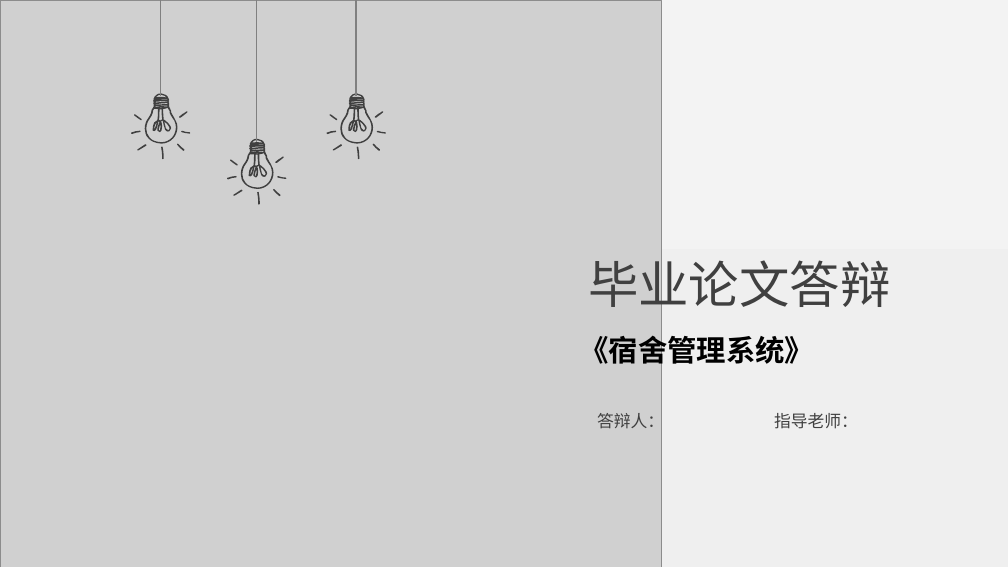
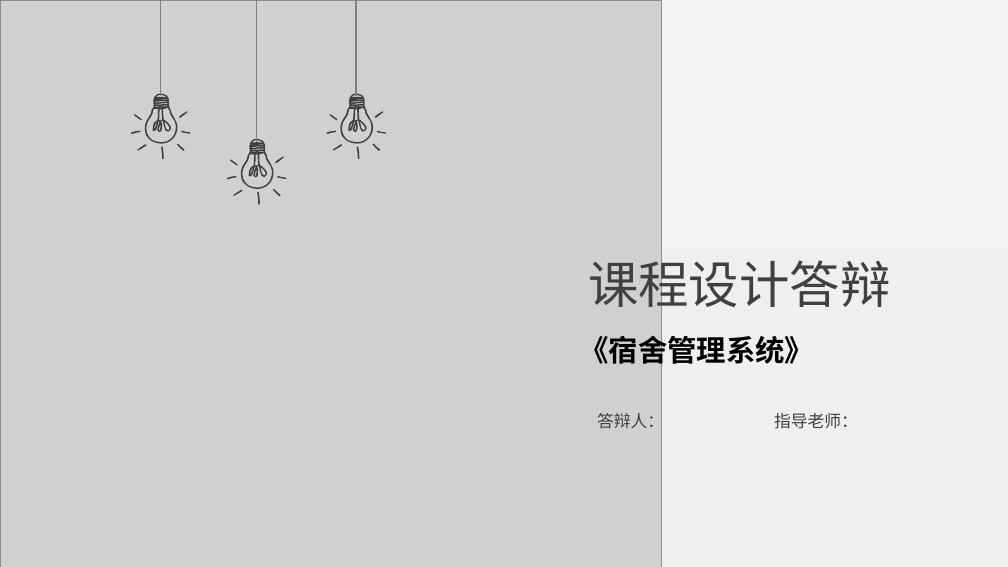
Before and after one commit to WuTi-obj/dormitory, a slide deck: slide 1 of dormitory-api/宿舍管理系统Spring+Vue/宿舍管理系统答辩.pptx. Drawn at 1008x567 pixels with LibreOffice and Linux fonts; fonts in the diff are those of the drawing; grey boxes stand for pictures. Boxes give left, top, right and bottom in pixels: in the first picture for what was removed or moved away, otherwise in the second. Text is boxed around its words. In the diff, an @@ line names an element or a change of style, - is before the commit and + after.

Commit message:
dormitory

```diff
--- a/dormitory-api/宿舍管理系统Spring+Vue/宿舍管理系统答辩.pptx
+++ b/dormitory-api/宿舍管理系统Spring+Vue/宿舍管理系统答辩.pptx
@@ text at [588,252,890,316]: text changed @@
-毕业论文答辩
+课程设计答辩
```
